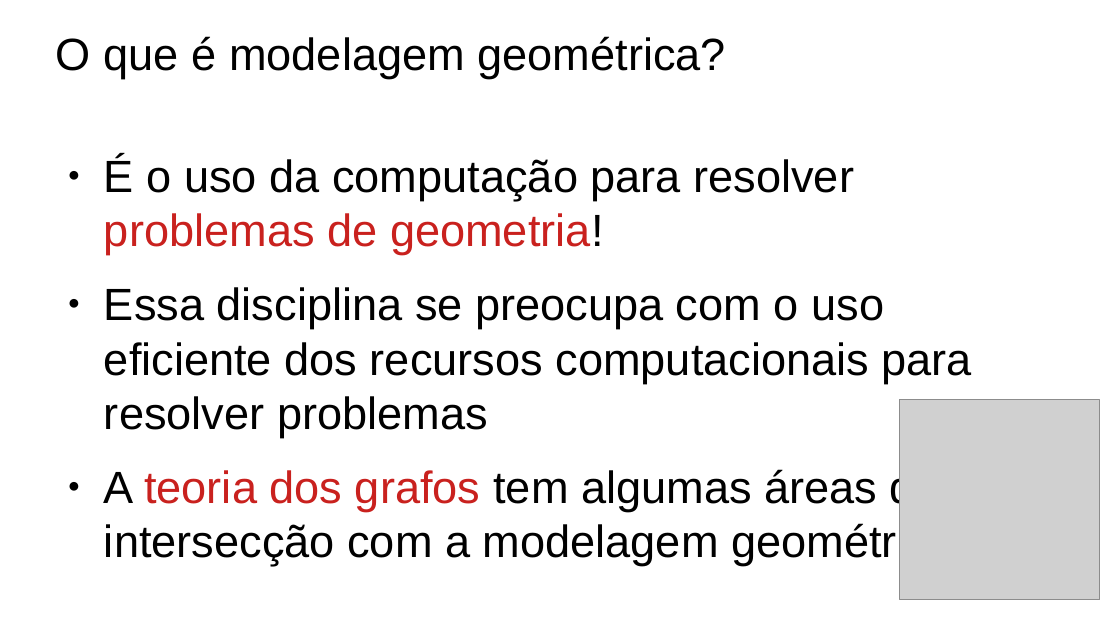
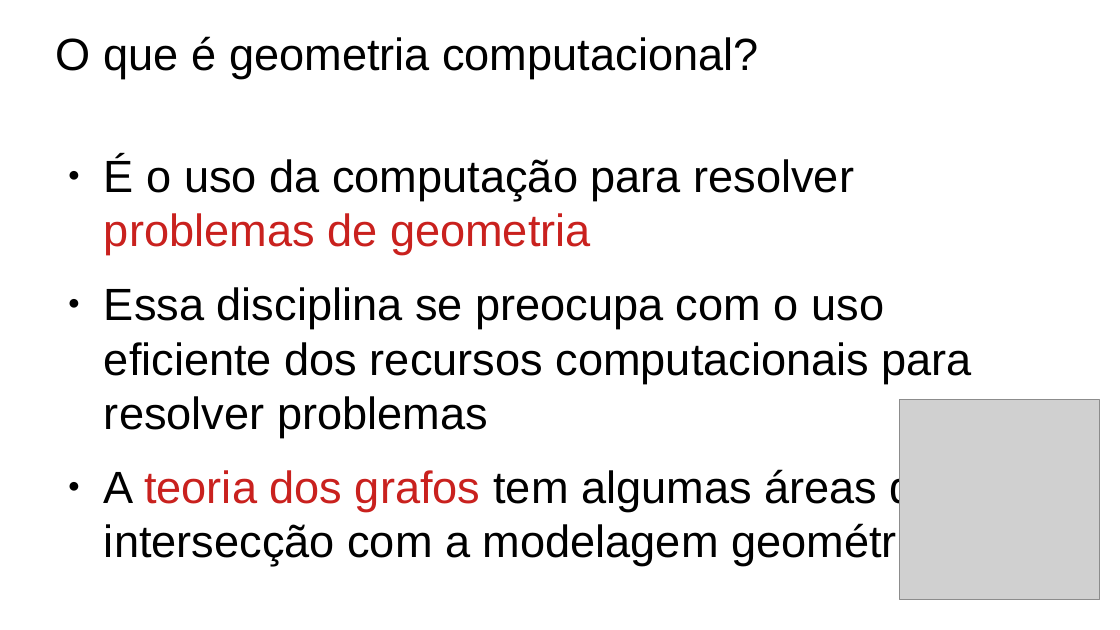
Before and after one commit to gcgfurb/CG_2024-2_not_equipe-01, a slide deck: slide 2 of Unidade1/slides.odp. Drawn at 1120x630 pixels with LibreOffice and Linux fonts; fonts in the diff are those of the drawing; grey boxes stand for pictures. Boxes give left, top, right and bottom in pixels: in the first picture for what was removed or moved away, otherwise in the second. Text is boxed around its words. In the diff, an @@ line names an element or a change of style, - is before the commit and + after.

```diff
--- a/Unidade1/slides.odp
+++ b/Unidade1/slides.odp
@@ title at bbox=[56, 36, 758, 78]: text changed @@
-O que é modelagem geométrica?
+O que é geometria computacional?
@@ text at bbox=[104, 157, 855, 255]: text changed @@
-● É o uso da computação para resolver problemas de geometria!
+● É o uso da computação para resolver problemas de geometria
```
Also in this commit, not shown: 3 slides added, 1 slide removed, 1 other file.
